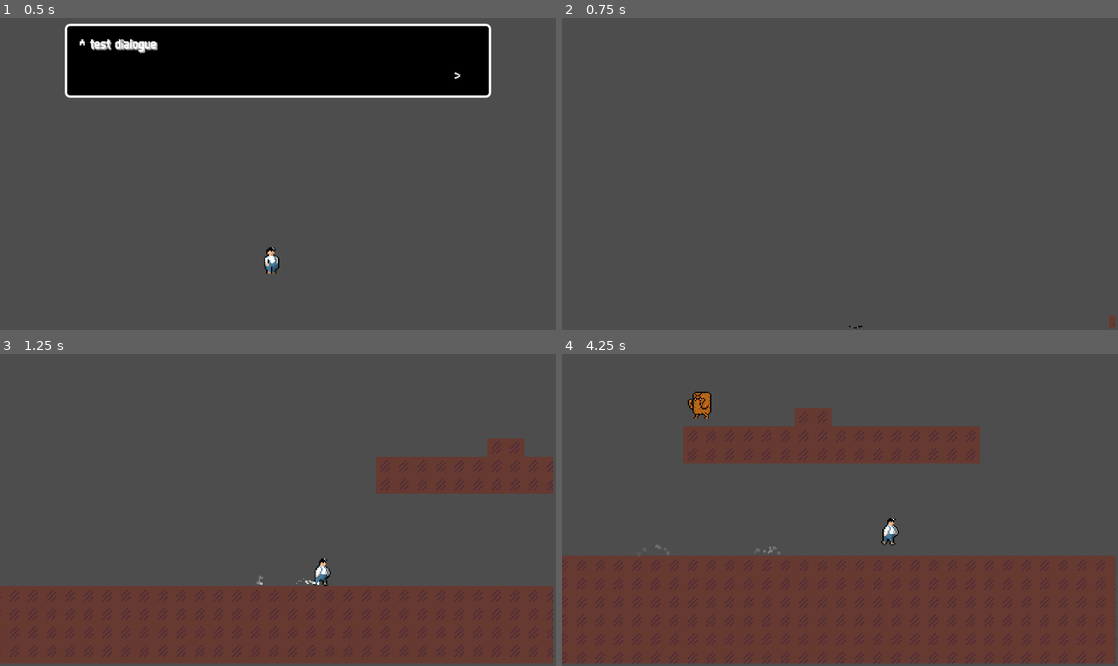
Above: before the commit, frames 1-4 (two rows, left to right).
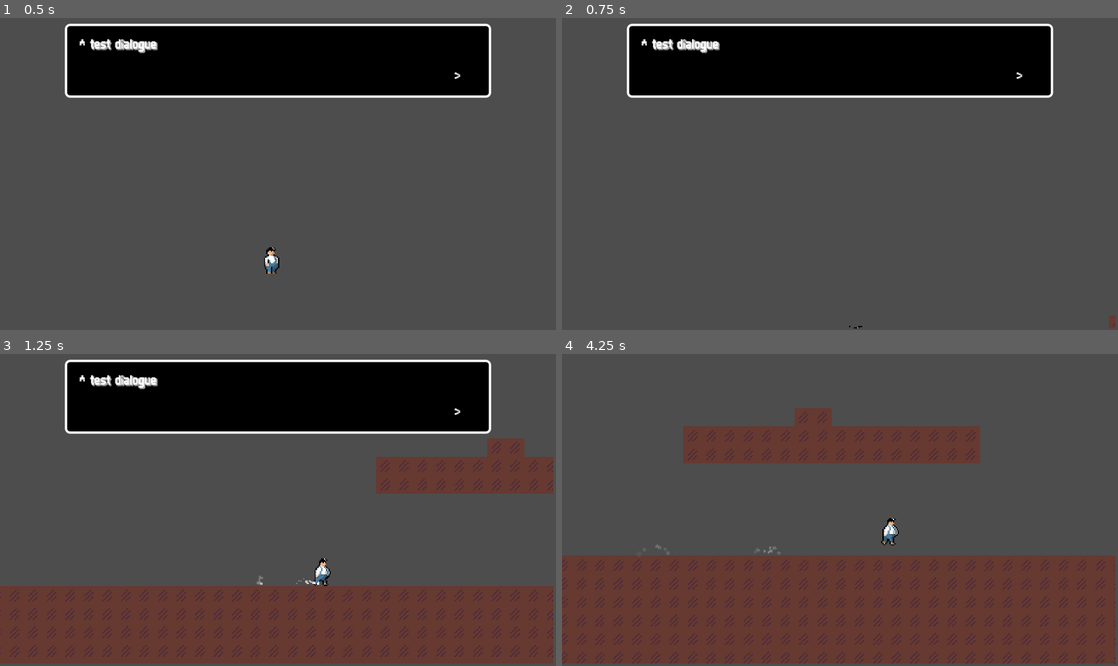
Above: after the commit, the same moments.

Repository: tixvage/bgj25.2
Game: Godot game, scene res://scenes/main.tscn
The game is run twice, just before and just after one commit, with the same random seed, the same clock (stepped at 60 frames per second) and the same inputs. The engine's default icon, where the game draws it, is replaced by a stand-in: a white triangle on a blue panel in a dark square. Sound files missing from this copy of the repository are replaced by a short silence.
Inputs (mouse positions are in pixels of both pictures, inside the frame that each line leads up to):
- Up to frame 1 (0.5 s): no input
- Up to frame 2 (0.75 s): move the mouse to (962, 158) at 0.52 s; hold D (move_right) from 0.53 s (still down); click (962, 158) at 0.6 s
- Up to frame 3 (1.25 s): keep holding D (move_right); tap W (move_up) at 0.77 s; right-click (400, 494) at 0.8 s
- Up to frame 4 (4.25 s): move the mouse to (728, 525) at 1.27 s; right-click (728, 525) at 1.35 s; tap W (move_up) at 1.52, 3.02, 3.77 s; tap X (text_read, bound only after the commit) at 1.55, 2.1, 3.8 s; move the mouse to (895, 441) at 2.02 s; release D (move_right) at 2.03 s; hold A (move_left) 2.03-2.78 s; click (895, 441) at 2.3 s; move the mouse to (812, 572) at 2.77 s; hold D (move_right) from 2.78 s (still down); click (812, 572) at 2.85 s; right-click (812, 572) at 3.05 s; move the mouse to (1006, 556) at 3.52 s; right-click (1006, 556) at 3.6 s

Frame 1 is identical in both runs. In frame 2, 18% of the frame differs, in the area x 11-89%, y 1-26%; in frame 3, 18%; in frame 4, 0.3%.

Commit message:
fuck dialogue manager

Diff:
--- a/particles/blood.tscn
+++ b/particles/blood.tscn
@@ -15,6 +15,7 @@
 lifetime = 0.2
 one_shot = true
 explosiveness = 1.0
+local_coords = true
 spread = 25.0
 gravity = Vector2(0, 100)
 initial_velocity_min = 1.0
--- a/project.godot
+++ b/project.godot
@@ -31,6 +31,7 @@
 
 EnemyDash=""
 Player=""
+EnemyDead=""
 
 [input]
 
@@ -59,10 +60,9 @@
 , Object(InputEventKey,"resource_local_to_scene":false,"resource_name":"","device":-1,"window_id":0,"alt_pressed":false …(186 unchanged characters)…
 ]
 }
-interact={
+text_read={
 "deadzone": 0.2,
-"events": [Object(InputEventMouseButton,"resource_local_to_scene":false,"resource_name":"","device":-1,"window_id":0,"alt_pressed":false,"shift_pressed":false,"ctrl_pressed":false,"meta_pressed":false,"button_mask":0,"position":Vector2(0, 0),"global_position":Vector2(0, 0),"factor":1.0,"button_index":1,"canceled":false,"pressed":false,"double_click":false,"script":null)
-, Object(InputEventKey,"resource_local_to_scene":false,"resource_name":"","device":-1,"window_id":0,"alt_pressed":false,"shift_pressed":false,"ctrl_pressed":false,"meta_pressed":false,"pressed":false,"keycode":0,"physical_keycode":88,"key_label":0,"unicode":120,"location":0,"echo":false,"script":null)
+"events": [Object(InputEventKey,"resource_local_to_scene":false,"resource_name":"","device":-1,"window_id":0,"alt_pressed":false,"shift_pressed":false,"ctrl_pressed":false,"meta_pressed":false,"pressed":false,"keycode":0,"physical_keycode":88,"key_label":0,"unicode":120,"location":0,"echo":false,"script":null)
 ]
 }
 fire={
@@ -76,6 +76,11 @@
 "events": [Object(InputEventKey,"resource_local_to_scene":false,"resource_name":"","device":-1,"window_id":0,"alt_press …(195 unchanged characters)…
 ]
 }
+eat={
+"deadzone": 0.2,
+"events": [Object(InputEventMouseButton,"resource_local_to_scene":false,"resource_name":"","device":-1,"window_id":0,"alt_pressed":false,"shift_pressed":false,"ctrl_pressed":false,"meta_pressed":false,"button_mask":0,"position":Vector2(0, 0),"global_position":Vector2(0, 0),"factor":1.0,"button_index":2,"canceled":false,"pressed":false,"double_click":false,"script":null)
+]
+}
 
 [layer_names]
 
--- a/scenes/demo_world.tscn
+++ b/scenes/demo_world.tscn
@@ -742,13 +742,12 @@
 [node name="AnimatedSprite2D" type="AnimatedSprite2D" parent="Player/Root"]
 material = SubResource("ShaderMaterial_ll1pc")
 sprite_frames = SubResource("SpriteFrames_1464v")
-animation = &"run_1"
+animation = &"idle_1"
 
 [node name="CollisionShape2D" type="CollisionShape2D" parent="Player"]
 shape = SubResource("RectangleShape2D_4hlwr")
 
 [node name="DashDamageArea" type="Area2D" parent="Player"]
-visible = false
 
 [node name="CollisionShape2D" type="CollisionShape2D" parent="Player/DashDamageArea"]
 shape = SubResource("RectangleShape2D_tdn6g")
--- a/scenes/enemy_lotus.tscn
+++ b/scenes/enemy_lotus.tscn
@@ -110,12 +110,17 @@
 }, {
 "duration": 0.8,
 "texture": SubResource("AtlasTexture_t8boq")
-}, {
-"duration": 0.8,
-"texture": SubResource("AtlasTexture_y42mx")
 }],
 "loop": false,
 "name": &"die",
+"speed": 5.0
+}, {
+"frames": [{
+"duration": 1.0,
+"texture": SubResource("AtlasTexture_qliqa")
+}],
+"loop": false,
+"name": &"die_wait",
 "speed": 5.0
 }, {
 "frames": [{
@@ -174,6 +179,9 @@
 
 [sub_resource type="RectangleShape2D" id="RectangleShape2D_ocnnu"]
 size = Vector2(30, 30)
+
+[sub_resource type="RectangleShape2D" id="RectangleShape2D_lo3x6"]
+size = Vector2(30, 8)
 
 [node name="EnemyLotus" type="CharacterBody2D"]
 collision_layer = 4
@@ -212,8 +220,7 @@
 [node name="AnimatedSprite2D" type="AnimatedSprite2D" parent="Root"]
 material = SubResource("ShaderMaterial_gqwvd")
 sprite_frames = SubResource("SpriteFrames_cyj6w")
-animation = &"hit"
-frame_progress = 0.180046
+animation = &"die_wait"
 
 [node name="ObstacleRay" type="RayCast2D" parent="Root"]
 position = Vector2(0, 9)
@@ -233,6 +240,12 @@
 
 [node name="BloodMarker" type="Marker2D" parent="Root/Hand"]
 position = Vector2(-1, -6)
+
+[node name="DeadArea" type="Area2D" parent="." groups=["EnemyDead"]]
+position = Vector2(-1, 8)
+
+[node name="CollisionShape2D" type="CollisionShape2D" parent="DeadArea"]
+shape = SubResource("RectangleShape2D_lo3x6")
 
 [connection signal="timeout" from="FlashTimer" to="." method="_on_flash_timer_timeout"]
 [connection signal="area_exited" from="PlayeerChaseExitArea" to="." method="_on_player_chase_exit_area_area_exited"]
--- a/scripts/enemy_lotus.gd
+++ b/scripts/enemy_lotus.gd
@@ -9,6 +9,7 @@
 	CHASE,
 	HIT,
 	DIE,
+	WAIT_FOR_EAT,
 	KNOCKBACK,
 }
 
@@ -51,7 +52,7 @@
 
 func change_state(new_state: State) -> void:
 	last_state = state
-	if last_state == State.DIE:
+	if last_state in [State.DIE, State.WAIT_FOR_EAT] and not new_state in [State.WAIT_FOR_EAT]:
 		return
 	state = new_state
 	if state == State.CHASE:
@@ -71,6 +72,13 @@
 
 func _ready() -> void:
 	change_state(State.RANDOM)
+	$DeadArea/CollisionShape2D.disabled = true
+
+
+func eat() -> float:
+	#for now
+	call_deferred("queue_free")
+	return data.xp_gain
 
 
 func damage(amount: float, up: bool) -> void:
@@ -90,7 +98,7 @@
 
 
 func damage_from_up(raw_nearness: float, mass: float) -> void:
-	if state == State.DIE: return
+	if state in [State.DIE, State.WAIT_FOR_EAT]: return
 	var nearness: float = absf(raw_nearness)
 	apply_knockback(
 		KNOCKBACK_TIME * nearness * Global.rng.randf_range(0.8, 1.2),
@@ -104,7 +112,7 @@
 
 
 func damage_hand(location: Vector2, amount: float) -> void:
-	if state == State.DIE: return
+	if state in [State.DIE, State.WAIT_FOR_EAT]: return
 	player_offset = randf_range(player_offset, 50.0)
 	chase_count = MAX_CHASE_BEFORE_ESCAPE - 1
 	change_state(State.CHASE)
@@ -130,6 +138,8 @@
 	if state == State.DIE:
 		if velocity.y == 0:
 			sprite.play("die")
+	elif state == State.WAIT_FOR_EAT:
+		sprite.play("die_wait")
 	elif state == State.HIT:
 		root.scale.x = 1 if global_position.x < player_position.x else -1
 		sprite.play("hit")
@@ -237,7 +247,8 @@
 
 func _on_animated_sprite_2d_animation_finished() -> void:
 	if sprite.animation == "die":
-		queue_free()
+		$DeadArea/CollisionShape2D.disabled = false
+		change_state(State.WAIT_FOR_EAT)
 
 
 func _on_player_chase_area_area_entered(area: Area2D) -> void:
--- a/scripts/player.gd
+++ b/scripts/player.gd
@@ -16,6 +16,7 @@
 @onready var ghost_spawn_timer: Timer = $GhostSpawnTimer
 @onready var dash_damage_area: Area2D = $DashDamageArea
 @onready var dash_damage_collision: CollisionShape2D = $DashDamageArea/CollisionShape2D
+@onready var body_area: Area2D = $Body
 @onready var root: Node2D = $Root
 #@onready var sprite: Sprite2D = $Root/Sprite2D
 @onready var feet_mid: Node2D = $Root/FeetMid
@@ -108,7 +109,7 @@
 	if velocity.x != 0: root.scale.x = 1 if velocity.x > 0 else -1
 
 	var anim := get_animation()
-	if not anim in ["hit", "dash_end"]:
+	if not anim in ["hit", "dash_end", "finger", "river"]:
 		if is_dashing:
 			play_animation("dash_start")
 		if velocity == Vector2.ZERO:
@@ -118,17 +119,27 @@
 		else:
 			play_animation("run")
 
-
-	if Input.is_action_just_pressed("fire"):
+	var can_hit = not locked
+	var can_eat = not locked
+
+	if Input.is_action_just_pressed("fire") and can_hit:
 		play_animation("hit")
 		var bodies := hand_area.get_overlapping_areas()
-		var hit := false
 		for body in bodies:
 			if body.is_in_group("EnemyDash"):
 				body.get_parent().damage_hand(global_position, data.damage_amount)
-				hit = true
+				Global.audio_manager.create_audio(SoundEffect.Type.HIT)
 				break
-		Global.audio_manager.create_audio(SoundEffect.Type.HIT if hit else SoundEffect.Type.MISS)
+
+	if Input.is_action_just_pressed("eat") and can_eat:
+		var eat_animations := ["river"]
+		var bodies := body_area.get_overlapping_areas()
+		for body in bodies:
+			if body.is_in_group("EnemyDead"):
+				print("hello mf")
+				var xp_gain: float = body.get_parent().eat()
+				play_animation(eat_animations[randi() % len(eat_animations)])
+				break
 
 
 func _physics_process(delta: float) -> void:
@@ -183,15 +194,15 @@
 
 func _on_animated_sprite_2d_animation_finished() -> void:
 	var anim := get_animation()
-	if anim in ["dash_end"]:
-		locked = false
-	if anim in ["hit", "dash_end"]:
+	#if anim in ["dash_end", "river", "finger"]:
+	locked = false
+	if anim in ["hit", "dash_end", "river", "finger"]:
 		play_animation("idle")
 
 
 func _on_animated_sprite_2d_animation_changed() -> void:
 	var anim := get_animation()
-	if anim in ["dash_end"]:
+	if anim in ["dash_end", "river", "finger"]:
 		locked = true
 
 
--- a/scripts/text_box.gd
+++ b/scripts/text_box.gd
@@ -51,7 +51,7 @@
 
 
 func _process(delta: float) -> void:
-	if Input.is_action_just_pressed("interact"):
+	if Input.is_action_just_pressed("text_read"):
 		if text_running:
 			speeding_up = true
 		else:
Not shown: 2 places in scenes/enemy_lotus.tscn that only renumber resources
